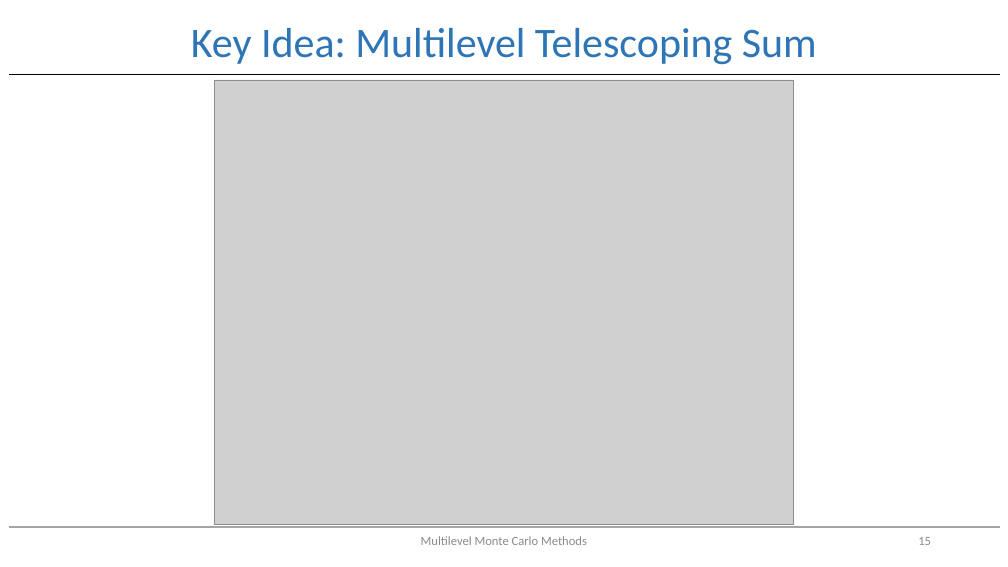
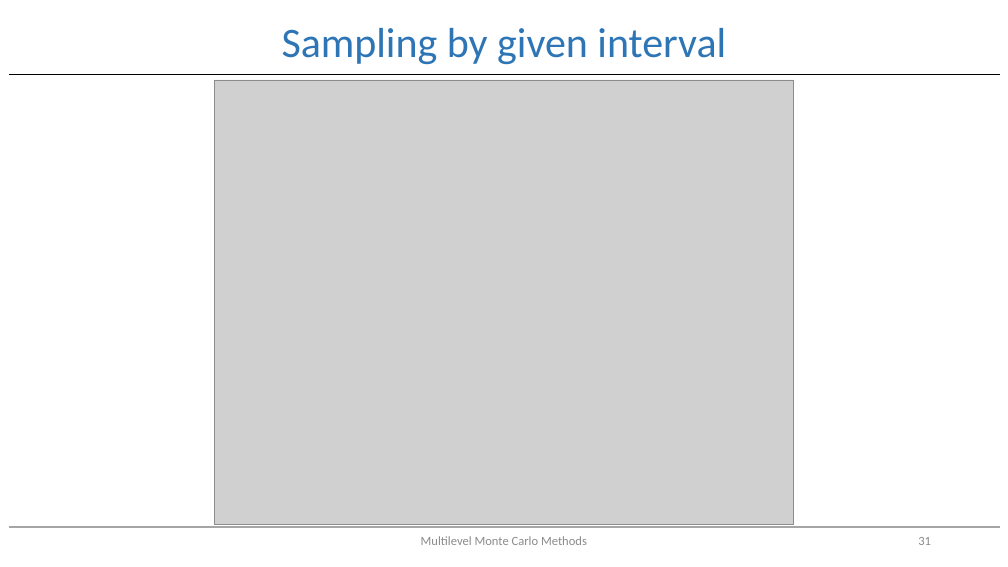
Before and after one commit to EfficientComputationalAlgorithms/MultilevelMontecarlo, a slide deck: slide 31 of Multi-level Monte Carlo.pptx (slide 15 before the commit). Drawn at 1008x567 pixels with LibreOffice and Linux fonts; fonts in the diff are those of the drawing; grey boxes stand for pictures. Boxes give left, top, right and bottom in pixels: in the first picture for what was removed or moved away, otherwise in the second. Text is boxed around its words. In the diff, an @@ line names an element or a change of style, - is before the commit and + after.

```diff
--- a/Multi-level Monte Carlo.pptx
+++ b/Multi-level Monte Carlo.pptx
@@ title at <box>282,28,726,65</box>: text changed @@
-Key Idea: Multilevel Telescoping Sum
+Sampling by given interval
@@ page number at <box>918,537,931,545</box>: text changed @@
-15
+31
```
Also in this commit, not shown: 2 other slides changed, 29 slides added.
